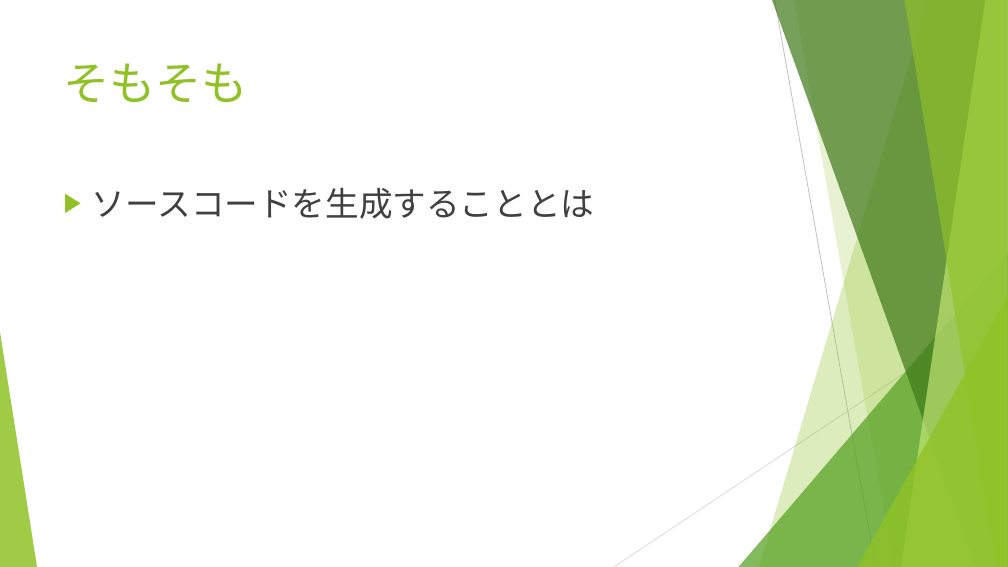
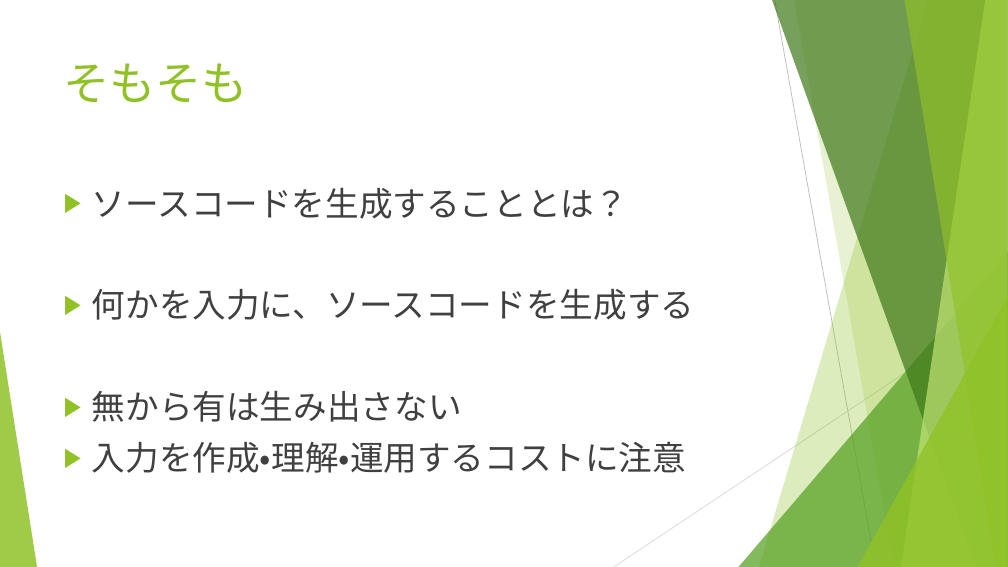
Before and after one commit to igapyon/docs, a slide deck: slide 2 of ppt/codegendev-opening.pptx. Drawn at 1008x567 pixels with LibreOffice and Linux fonts; fonts in the diff are those of the drawing. Boxes give left, top, right and bottom in pixels: in the first picture for what was removed or moved away, otherwise in the second. Text is boxed around its words. In the diff, an @@ line names an element or a change of style, - is before the commit and + after.

```diff
--- a/ppt/codegendev-opening.pptx
+++ b/ppt/codegendev-opening.pptx
@@ text at (92, 187, 694, 473): text changed @@
-▶ ソースコードを生成することとは
+▶ ソースコードを生成することとは？
+▶ 何かを入力に、ソースコードを生成する
+▶ 無から有は生み出さない
+▶ 入力を作成・理解・運用するコストに注意
```
Also in this commit, not shown: 4 other slides changed, 2 slides added.
